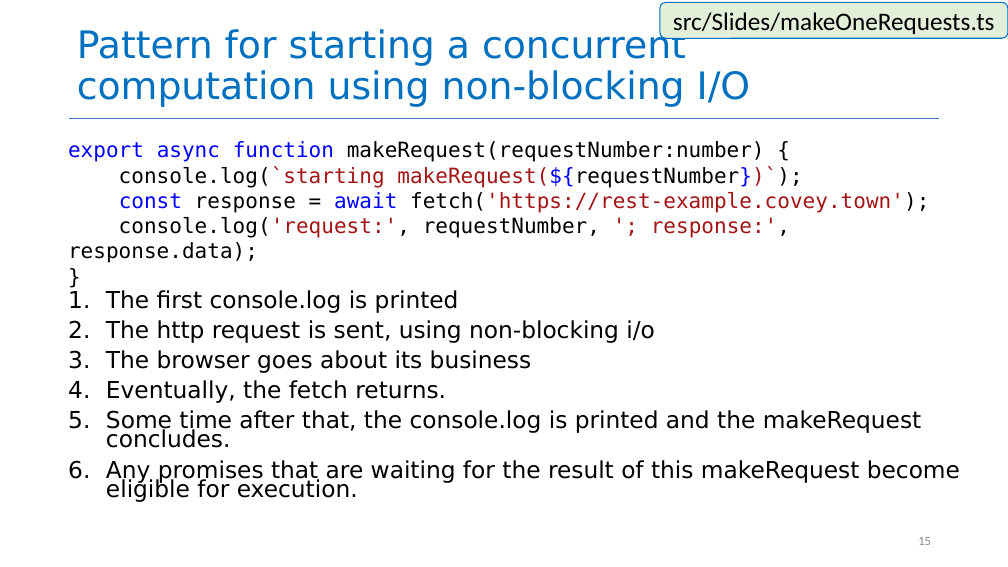
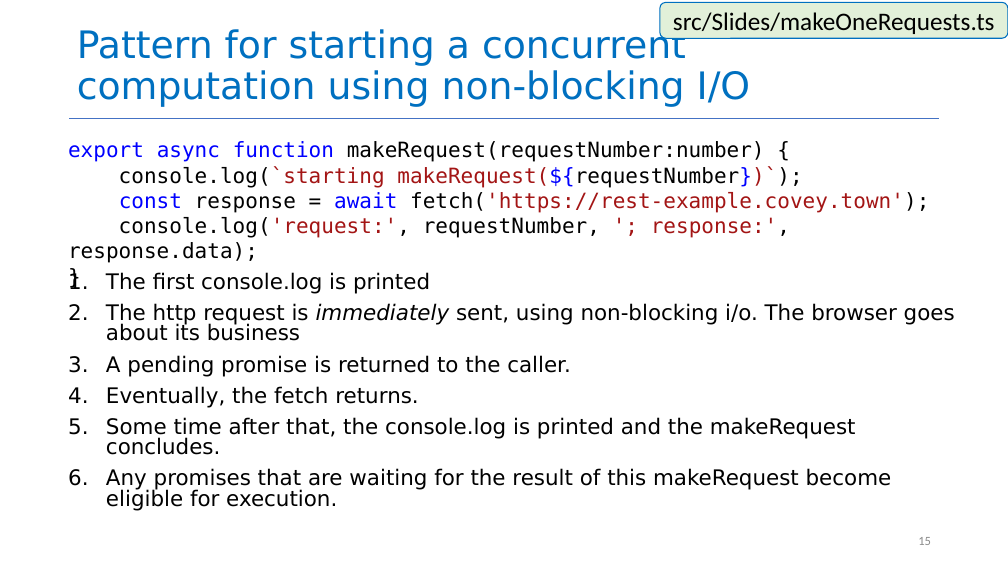
Before and after one commit to neu-se/CS4530-Summer-2026, a slide deck: slide 15 of Slides/Module 08 Concurrency Patterns in Typescript.pptx. Drawn at 1008x567 pixels with LibreOffice and Linux fonts; fonts in the diff are those of the drawing. Boxes give left, top, right and bottom in pixels: in the first picture for what was removed or moved away, otherwise in the second. Text is boxed around its words. In the diff, an @@ line names an element or a change of style, - is before the commit and + after.

```diff
--- a/Slides/Module 08 Concurrency Patterns in Typescript.pptx
+++ b/Slides/Module 08 Concurrency Patterns in Typescript.pptx
@@ text "The first console.log is printed": place and size @@
-text "The first console.log is printed" at box(106, 290, 960, 502)
+text "The first console.log is printed" at box(106, 272, 955, 511)
@@ text at box(106, 272, 892, 511): size 22.2 to 20.4 pt in "The first console.log is printed", "Eventually, the fetch returns.", "Some time after that, the console.log is ...", "Any promises that are waiting for the ..."; line spacing 0.7 to 0.8 @@
@@ text at box(106, 303, 955, 377): text changed; size 22.2 to 20.4 pt @@
-2. The http request is sent, using non-blocking i/o
-3. The browser goes about its business
+2. The http request is immediately sent, using non-blocking i/o. The browser goes about its business
+3. A pending promise is returned to the caller.
```
Also in this commit, not shown: 6 other slides changed, 1 slide added, 1 other file.
